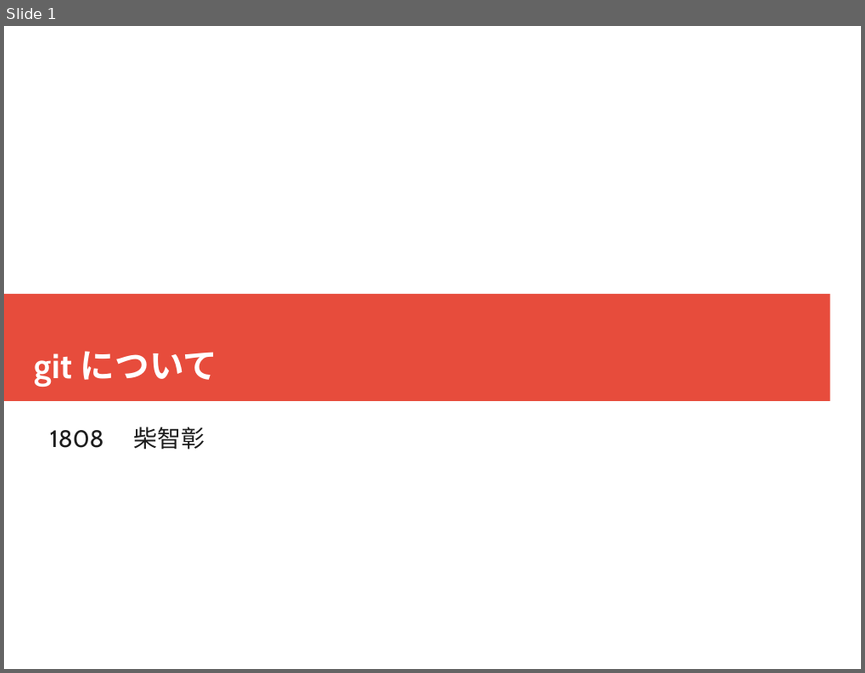
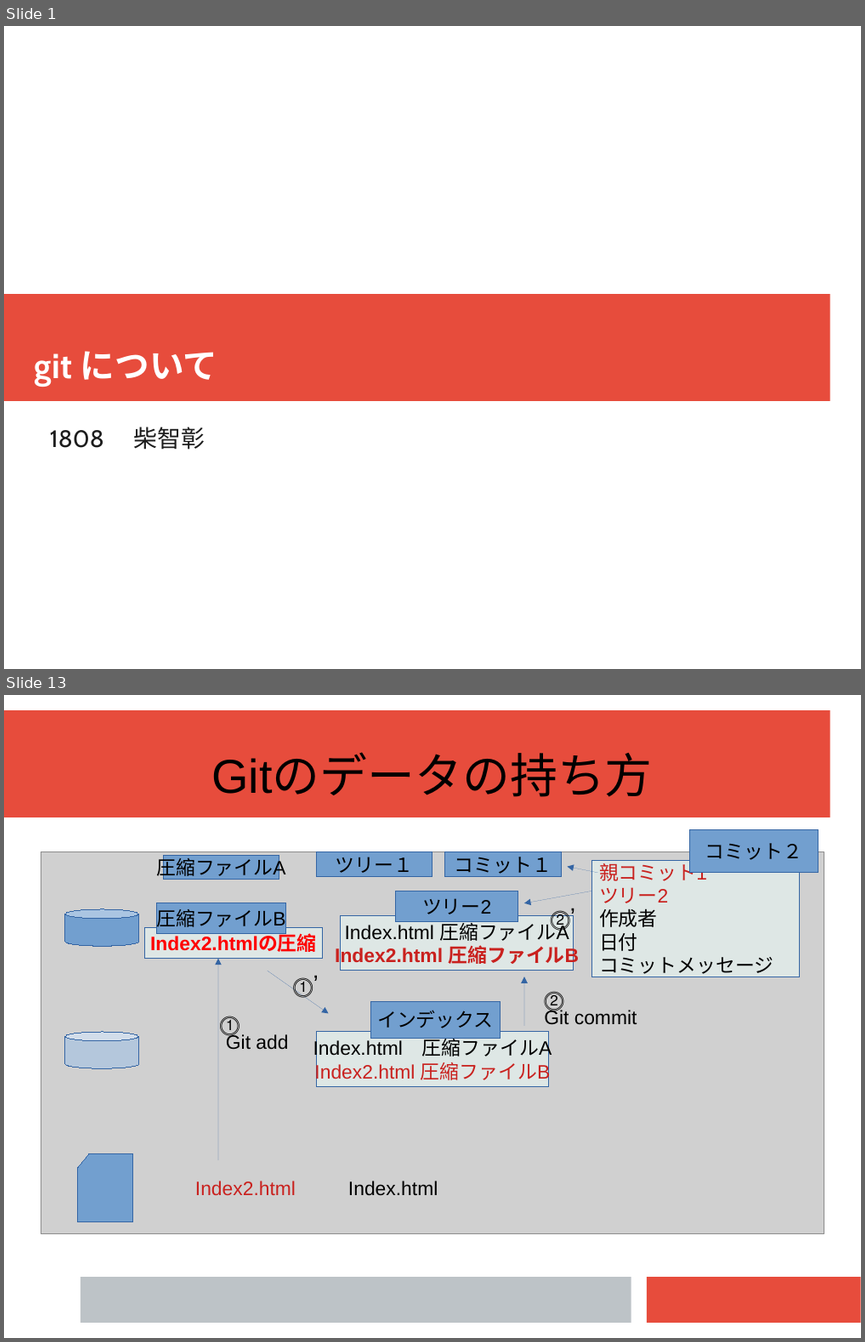
Before and after one commit to workingg/working_g, a slide deck: 資料/発表資料.pptx. Shown one above the other, each under a label of ours: slide 1 before the commit, slides 1 and 13 after it; the slides between them are not shown. The pictures are 865x673 and 865x1342 pixels, drawn with LibreOffice and Linux fonts; fonts in the diff are those of the drawing; grey boxes stand for pictures. Boxes give left, top, right and bottom in pixels: in the first picture for what was removed or moved away, otherwise in the second. Text is boxed around its words. In the diff, an @@ line names an element or a change of style, - is before the commit and + after.

```diff
--- a/資料/発表資料.pptx
+++ b/資料/発表資料.pptx
@@ slide 13 added at bbox=[4, 695, 861, 1338], background #FFFFFF @@
@@ rectangle added at bbox=[4, 710, 830, 818], fill #E74C3C @@
@@ text added at bbox=[211, 755, 652, 797], 44 pt, text #000000 @@
+Gitのデータの持ち方
@@ rectangle added at bbox=[690, 829, 818, 873], fill #729FCF, outline #3465A4 0.75 pt, 18 pt, text #000000 @@
+コミット２
@@ picture added at bbox=[41, 852, 824, 1234] @@
@@ rectangle added at bbox=[164, 855, 280, 879], fill #729FCF, outline #3465A4 0.75 pt, 18 pt, text #000000 @@
+圧縮ファイルA
@@ rectangle added at bbox=[317, 852, 433, 876], fill #729FCF, outline #3465A4 0.75 pt, 18 pt, text #000000 @@
+ツリー１
@@ rectangle added at bbox=[445, 852, 562, 876], fill #729FCF, outline #3465A4 0.75 pt, 18 pt, text #000000 @@
+コミット１
@@ arrow added from (598, 873) to (567, 866), #3465A4 0.75 pt @@
@@ rectangle added at bbox=[592, 861, 800, 977], fill #DEE7E5, outline #3465A4 0.75 pt, 18 pt, text #000000 @@
+親コミット1
+ツリー2
+作成者
+日付
+コミットメッセージ
@@ rectangle added at bbox=[396, 891, 518, 921], fill #729FCF, outline #3465A4 0.75 pt, 18 pt, text #000000 @@
+ツリー2
@@ arrow added from (592, 891) to (524, 903), #3465A4 0.75 pt @@
@@ cylinder added at bbox=[65, 909, 138, 946], fill #729FCF, outline #3465A4 0.75 pt @@
@@ rectangle added at bbox=[157, 903, 285, 934], fill #729FCF, outline #3465A4 0.75 pt, 18 pt, text #000000 @@
+圧縮ファイルB
@@ rectangle added at bbox=[341, 915, 574, 970], fill #DEE7E5, outline #3465A4 0.75 pt, 18 pt, text #C9211E, bold @@
+Index.html 圧縮ファイルA
+Index2.html 圧縮ファイルB
@@ text added at bbox=[551, 910, 570, 930], 18 pt, text #000000 @@
+⓶’
@@ rectangle added at bbox=[145, 927, 322, 958], fill #DEE7E5, outline #3465A4 0.75 pt, 18 pt, text #FF0000, bold @@
+Index2.htmlの圧縮
@@ arrow added from (218, 1160) to (218, 959), #3465A4 0.75 pt @@
@@ arrow added from (268, 970) to (328, 1013), #3465A4 0.75 pt @@
@@ text added at bbox=[293, 977, 313, 998], 18 pt, text #000000 @@
+⓵’
@@ arrow added from (524, 1026) to (524, 976), #3465A4 0.75 pt @@
@@ text added at bbox=[544, 991, 563, 1011], 18 pt, text #000000 @@
+⓶
@@ text added at bbox=[220, 1015, 239, 1036], 18 pt, text #000000 @@
+⓵
@@ rectangle added at bbox=[371, 1001, 500, 1038], fill #729FCF, outline #3465A4 0.75 pt, 18 pt, text #000000 @@
+インデックス
@@ text added at bbox=[544, 1009, 637, 1025], 18 pt, text #000000 @@
+Git commit
@@ cylinder added at bbox=[65, 1032, 138, 1068], fill #B4C7DC, outline #3465A4 0.75 pt @@
@@ text added at bbox=[226, 1032, 288, 1049], 18 pt, text #000000 @@
+Git add
@@ rectangle added at bbox=[317, 1032, 549, 1087], fill #DEE7E5, outline #3465A4 0.75 pt, 18 pt, text #C9211E @@
+Index.html 圧縮ファイルA
+Index2.html 圧縮ファイルB
@@ flow chart punched card added at bbox=[77, 1155, 132, 1222], fill #729FCF, outline #3465A4 0.75 pt @@
@@ text added at bbox=[195, 1180, 296, 1195], 18 pt, text #C9211E @@
+Index2.html
@@ text added at bbox=[348, 1180, 438, 1195], 18 pt, text #000000 @@
+Index.html
@@ rectangle added at bbox=[80, 1276, 630, 1322], fill #BDC3C7 @@
@@ rectangle added at bbox=[647, 1276, 861, 1322], fill #E74C3C @@
```
Also in this commit, not shown: 2 slides changed.
